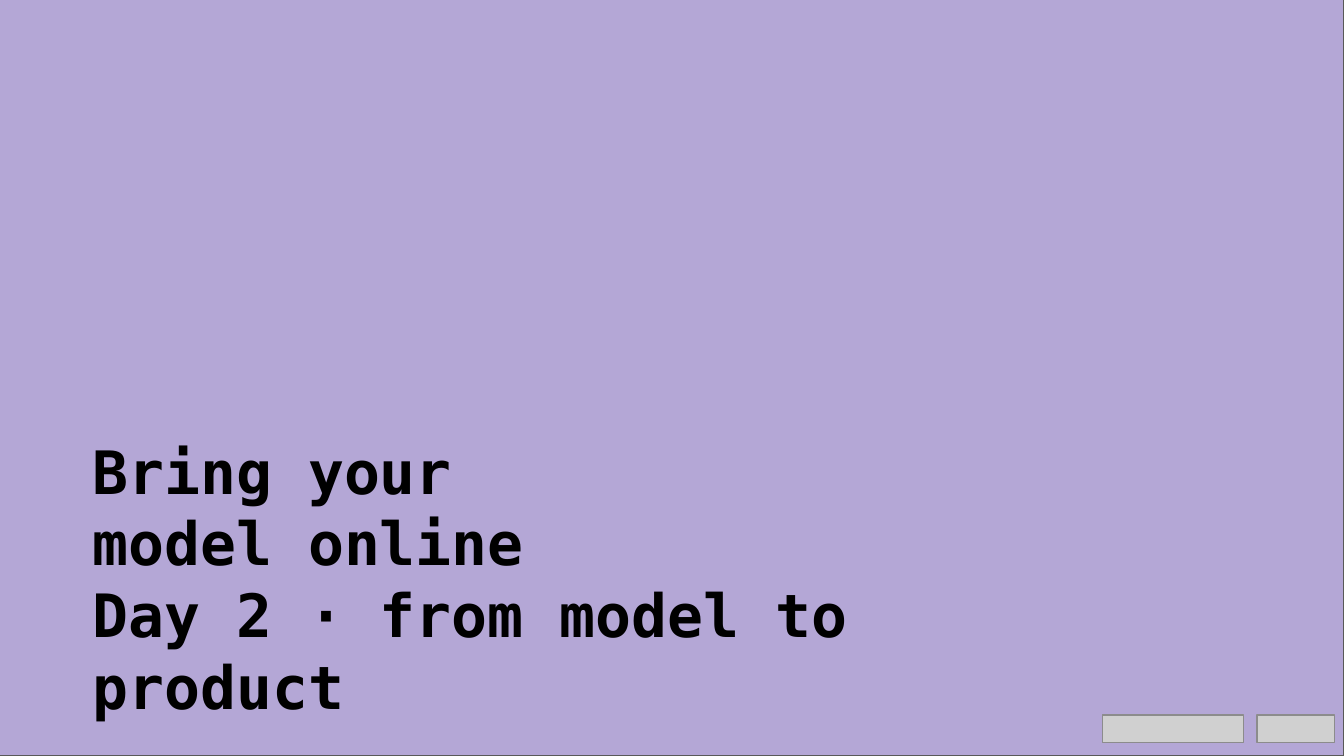
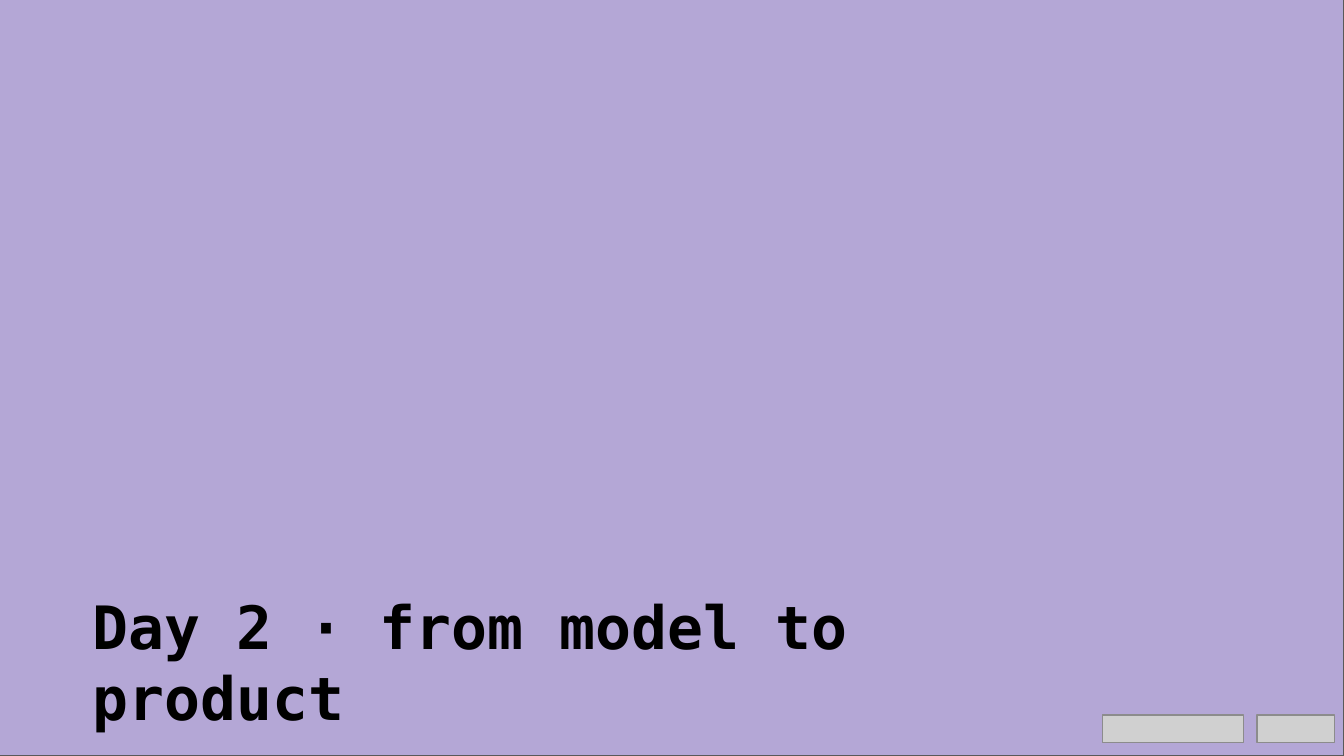
Before and after one commit to Chloe-hr/ai-methods-1-2026, a slide deck: slide 3 of hackathon/docs/slides/02_bring_your_model_online.pptx (slide 1 before the commit). Drawn at 1344x756 pixels with LibreOffice and Linux fonts; fonts in the diff are those of the drawing; grey boxes stand for pictures. Boxes give left, top, right and bottom in pixels: in the first picture for what was removed or moved away, otherwise in the second. Text is boxed around its words. In the diff, an @@ line names an element or a change of style, - is before the commit and + after.

```diff
--- a/hackathon/docs/slides/02_bring_your_model_online.pptx
+++ b/hackathon/docs/slides/02_bring_your_model_online.pptx
@@ text at (x1=92, y1=445, x2=524, y2=566): paragraphs removed @@
-Bring your
-model online
@@ text "Day 2 · from model ..." moved from (x1=92, y1=445, x2=848, y2=721) to (x1=92, y1=603, x2=848, y2=733) @@
```
Also in this commit, not shown: 14 other slides changed, 2 slides added.
